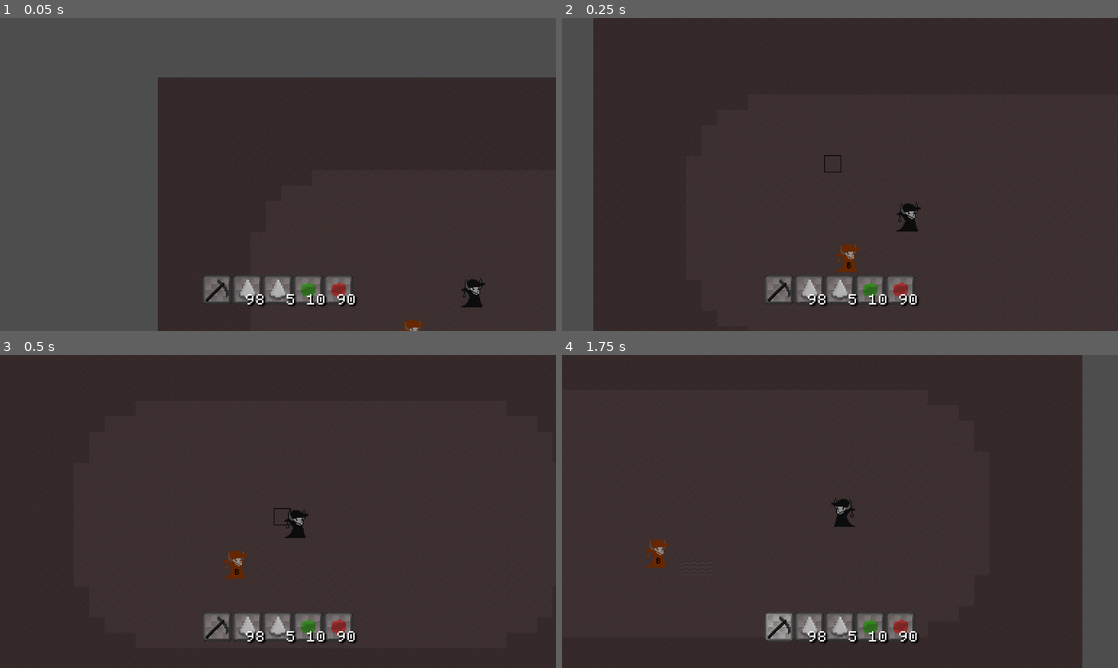
Above: before the commit, frames 1-4 (two rows, left to right).
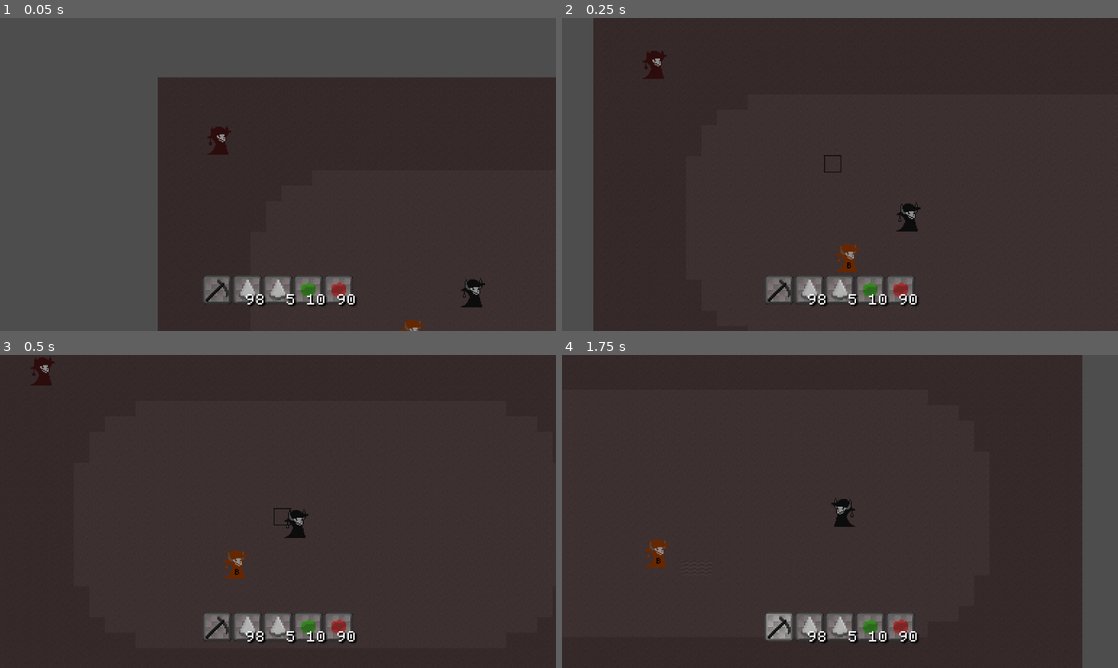
Above: after the commit, the same moments.

Repository: DominicDJC/Soul-Essence
Game: Godot game, scene res://TSCNs/Game/game.tscn
Two runs of this game, one before a commit and one after it. Both use one fixed random seed, a clock stepped at 60 frames per second and the inputs below.
Inputs (mouse positions are in pixels of both pictures, inside the frame that each line leads up to):
- Up to frame 1 (0.05 s): no input
- Up to frame 2 (0.25 s): no input
- Up to frame 3 (0.5 s): no input
- Up to frame 4 (1.75 s): move the mouse to (795, 564) at 0.52 s; press the mouse at (795, 564) at 0.53 s; hold D (right) 0.53-1.25 s; right-click (795, 564) at 0.8 s; release the mouse at (795, 564) at 1.25 s; click "Hoe" at 1.25 s

The runs differ from the first frame. In frame 1, 0.2% of the frame differs, in the area x 37-42%, y 34-44%; in frame 2, 0.2%; in frame 3, 0.2%, in the area x 5-10%, y 0-10%; in frame 4, nothing differs.

Commit message:
Enemy start

Diff:
--- a/TSCNs/Crop/crop.gd
+++ b/TSCNs/Crop/crop.gd
@@ -7,6 +7,7 @@
 var timer = 0.0
 var rng = RandomNumberGenerator.new()
 var rngOffset = 0.0
+var stage = 1
 
 func _ready():
 	rngOffset = rng.randf_range(0.0, 2.0)
@@ -16,3 +17,4 @@
 		timer += delta
 	else:
 		WorldMap.setTile(tile, "SoulStg2")
+		stage = 2
--- /dev/null
+++ b/TSCNs/Enemy/enemy.gd
@@ -0,0 +1,41 @@
+extends CharacterBody2D
+
+@export var speed = 50
+var WorldMap: TileMap
+var target: Node2D
+var cooldown = 3.0
+var holding = []
+
+func _physics_process(delta):
+	getTarget()
+	if target:
+		if position.distance_to(target.position) > 15:
+			var angleToTarget = position.angle_to_point(target.position)
+			velocity.x = cos(angleToTarget)
+			velocity.y = sin(angleToTarget)
+			velocity = velocity.normalized() * speed
+			move_and_slide()
+			position = Vector2(round(position.x), round(position.y))
+			cooldown = 3.0
+		else:
+			if cooldown > 0:
+				cooldown -= delta
+			else:
+				WorldMap.enemyKillTile(target.tile, self)
+
+func getTarget():
+	if WorldMap.getCrops() != []:
+		for i in WorldMap.getCrops():
+			if i.stage == 2:
+				if target == null:
+					target = i
+				elif position.distance_to(i.position) < position.distance_to(target.position):
+					target = i
+		if target == null:
+			for i in WorldMap.getCrops():
+				if target == null:
+					target = i
+				elif position.distance_to(i.position) < position.distance_to(target.position):
+					target = i
+	else:
+		target = null
--- /dev/null
+++ b/TSCNs/Enemy/enemy.tscn
@@ -0,0 +1,17 @@
+[gd_scene load_steps=4 format=3 uid="uid://qds306p0tvba"]
+
+[ext_resource type="Texture2D" uid="uid://d23enr44rc8sc" path="res://Textures/Enemy Placeholder/Enemy.png" id="1_ntpp1"]
+[ext_resource type="Script" path="res://TSCNs/Enemy/enemy.gd" id="1_q7bej"]
+
+[sub_resource type="CapsuleShape2D" id="CapsuleShape2D_n2fbx"]
+radius = 11.0
+height = 32.0
+
+[node name="Enemy" type="CharacterBody2D"]
+script = ExtResource("1_q7bej")
+
+[node name="EnemyCollision" type="CollisionShape2D" parent="."]
+shape = SubResource("CapsuleShape2D_n2fbx")
+
+[node name="Enemy" type="Sprite2D" parent="."]
+texture = ExtResource("1_ntpp1")
--- /dev/null
+++ b/TSCNs/Game/EnemyManager.gd
@@ -0,0 +1,14 @@
+extends Node2D
+
+@onready var WorldMap = $"../WorldMap"
+@onready var Enemy = preload("res://TSCNs/Enemy/enemy.tscn")
+
+
+func _ready():
+	createEnemy(Vector2(0, 0))
+
+func createEnemy(pos):
+	var e = Enemy.instantiate()
+	e.position = pos
+	e.WorldMap = WorldMap
+	add_child(e)
--- a/TSCNs/Game/TileMap.gd
+++ b/TSCNs/Game/TileMap.gd
@@ -2,6 +2,7 @@
 
 @onready var Chest = preload("res://TSCNs/Chest/chest.tscn")
 @onready var Crop = preload("res://TSCNs/Crop/crop.tscn")
+@onready var Wall = preload("res://TSCNs/Wall/wall.tscn")
 @onready var DroppedItems = $"../DroppedItems"
 @onready var Player = $"../Player"
 @export var permaTiles: PackedStringArray
@@ -43,8 +44,11 @@
 					match itemType:
 						"trap", "wall", "storage":
 							set_cell(0, tile, 2, getTile(itemTile))
-							if itemType == "storage":
-								createChest(tile)
+							match itemType:
+								"storage":
+									createChest(tile)
+								"wall":
+									createWall(tile, tileType)
 	if tileType != getTile(tile):
 		return true
 	else:
@@ -68,8 +72,11 @@
 							destroyCrop(tile)
 					0:
 						set_cell(0, tile, 2, getTile("Land"))
-						if tileName == "Chest":
-							destroyChest(tile)
+						match tileName:
+							"Chest":
+								destroyChest(tile)
+							"WeakWall", "AverageWall", "StrongWall":
+								destroyWall(tile)
 				var drops = G.getBlockData(tileName, ["drops"])
 				for drop in drops:
 					DroppedItems.dropItem(drop, localPosition + Vector2(rng.randi_range(-10, 10), rng.randi_range(-10, 10)))
@@ -89,6 +96,7 @@
 	var c = Chest.instantiate()
 	c.tile = tile
 	c.type = "Chest"
+	c.position = map_to_local(tile)
 	add_child(c)
 
 func destroyChest(tile):
@@ -103,6 +111,7 @@
 	var c = Crop.instantiate()
 	c.tile = tile
 	c.type = "Crop"
+	c.position = map_to_local(tile)
 	add_child(c)
 
 func destroyCrop(tile):
@@ -113,8 +122,46 @@
 		if i.type == "Crop" and i.tile == tile:
 			return i
 
+func getCrops():
+	var array = []
+	for i in get_children():
+		if i.type == "Crop":
+			array.push_back(i)
+	return array
+
+func createWall(tile, type):
+	var w = Wall.instantiate()
+	w.tile = tile
+	w.type = "Wall"
+	w.position = map_to_local(tile)
+	match type:
+		"WeakWall":
+			w.health = 10
+		"AverageWall":
+			w.health = 20
+		"StrongWall":
+			w.health = 30
+	add_child(w)
+
+func destroyWall(tile):
+	getWall(tile).queue_free()
+
+func getWall(tile := local_to_map(get_local_mouse_position())):
+	for i in get_children():
+		if i.type == "Wall" and i.tile == tile:
+			return i
+
 func centerPosition(pos := get_local_mouse_position()):
 	return map_to_local(local_to_map(pos))
 
 func posTile(pos := get_local_mouse_position()):
 	return getTile(local_to_map(pos))
+
+func enemyKillTile(tile, enemy):
+	var tileName = getTile(tile)
+	match tileName:
+		"SoulStg1", "SoulStg2":
+			for i in G.getBlockData(tileName, ["drops"]):
+				enemy.holding.push_back(i)
+			set_cell(0, tile, 2, getTile("Soil"))
+			destroyCrop(tile)
--- a/TSCNs/Game/game.tscn
+++ b/TSCNs/Game/game.tscn
@@ -11,6 +11,7 @@
 [ext_resource type="PackedScene" uid="uid://dysutw1hlf5dj" path="res://Globals/InventoryItemChild/inventory_item_child.tscn" id="6_dcwfl"]
 [ext_resource type="Script" path="res://TSCNs/Game/MerchantManager.gd" id="7_nq1ve"]
 [ext_resource type="Script" path="res://TSCNs/Game/InventoryUI.gd" id="7_yg1xq"]
+[ext_resource type="Script" path="res://TSCNs/Game/EnemyManager.gd" id="8_aryv8"]
 
 [sub_resource type="TileSetAtlasSource" id="TileSetAtlasSource_xnkf3"]
 resource_name = "Placeholder"
@@ -55,6 +56,9 @@
 
 [node name="MerchantManager" type="Node2D" parent="."]
 script = ExtResource("7_nq1ve")
+
+[node name="EnemyManager" type="Node2D" parent="."]
+script = ExtResource("8_aryv8")
 
 [node name="Player" parent="." instance=ExtResource("3_by06h")]
 position = Vector2(263, 158)
--- a/TSCNs/Player/player.gd
+++ b/TSCNs/Player/player.gd
@@ -8,7 +8,6 @@
 @export var speed = 150
 @export var cameraForward = 40
 var merchants = []
-var direction: Vector2 = Vector2()
 var selectedItem = ""
 var cooldown = 0.0
 var lock = false
@@ -50,16 +49,12 @@
 
 	if Input.is_action_pressed("up"):
 		velocity.y -= 1
-		direction = Vector2(0, -1)
 	if Input.is_action_pressed("down"):
 		velocity.y += 1
-		direction = Vector2(0, 1)
 	if Input.is_action_pressed("left"):
 		velocity.x -= 1
-		direction = Vector2(1, 0)
 	if Input.is_action_pressed("right"):
 		velocity.x += 1
-		direction = Vector2(1, 0)
 
 	if Input.is_action_pressed("primary") or Input.is_action_pressed("secondary"):
 		if isPrimaryToTheLeft():
--- /dev/null
+++ b/TSCNs/Wall/wall.gd
@@ -0,0 +1,5 @@
+extends Node2D
+
+var type = "Chest"
+var tile: Vector2i
+var health = 0
--- /dev/null
+++ b/TSCNs/Wall/wall.tscn
@@ -0,0 +1,14 @@
+[gd_scene load_steps=3 format=3 uid="uid://dvhgynxecs5tn"]
+
+[ext_resource type="Script" path="res://TSCNs/Wall/wall.gd" id="1_24yxm"]
+
+[sub_resource type="RectangleShape2D" id="RectangleShape2D_enibf"]
+size = Vector2(14, 14)
+
+[node name="wall" type="Node2D"]
+script = ExtResource("1_24yxm")
+
+[node name="StaticBody2D" type="StaticBody2D" parent="."]
+
+[node name="CollisionShape2D" type="CollisionShape2D" parent="StaticBody2D"]
+shape = SubResource("RectangleShape2D_enibf")
Not shown: 1 places in TSCNs/Game/game.tscn that only renumber resources
Binary file added: Textures/Enemy Placeholder/Enemy.png
Not shown, added: Textures/Enemy Placeholder/Enemy.png.import
